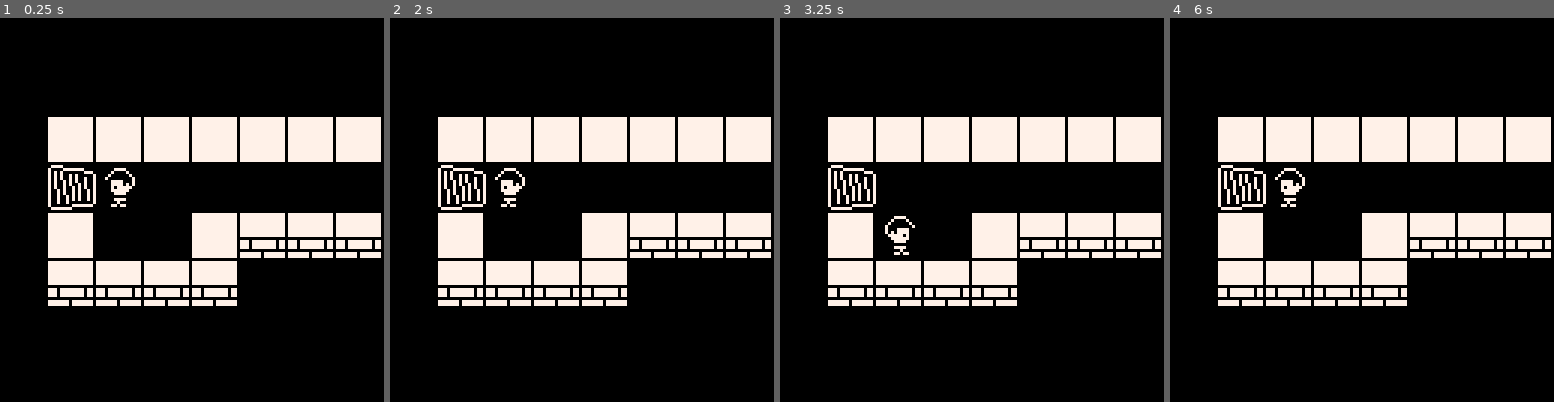
Above: before the commit, frames 1-4 (left to right).
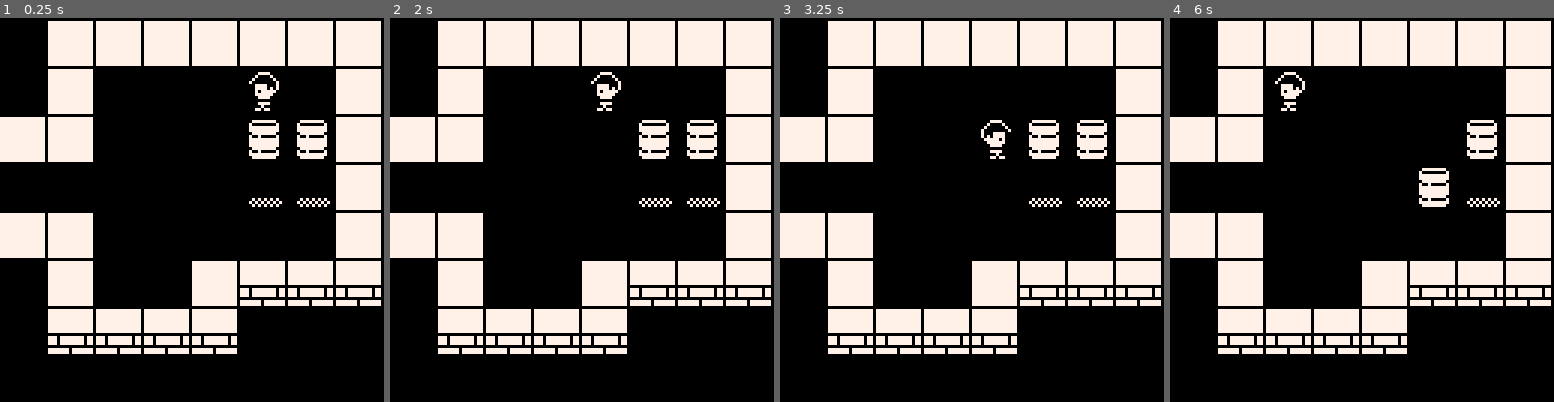
Above: after the commit, the same moments.

Repository: lucasmncastro/davis-puzzle
Game: PICO-8 cartridge davi.p8
The game is run twice, just before and just after one commit, with the same random seed, the same clock (stepped at 60 frames per second) and the same inputs.
Inputs:
- Up to frame 1 (0.25 s): no input
- Up to frame 2 (2 s): hold Left from 1.97 s (still down)
- Up to frame 3 (3.25 s): release Left at 2.37 s; hold Down 2.42-2.82 s; hold Right from 2.87 s (still down)
- Up to frame 4 (6 s): release Right at 3.53 s; hold Up 3.58-4.08 s; hold Right 4.13-4.53 s; hold Down 4.58-5.08 s; hold Left 5.13-5.8 s; hold Up from 5.85 s (still down)

The runs differ from the first frame. In frame 1, 38% of the frame differs, in the area x 0-100%, y 0-88%; in frame 2, 38%; in frame 3, 38%; in frame 4, 39%.

Commit message:
Move objects and detect colisions

Diff:
--- a/davi.p8
+++ b/davi.p8
@@ -3,7 +3,7 @@
 __lua__
 -- main
 -- x trocar posicao
--- - mover caixa
+-- x mover caixa
 -- - animacao entre quadros
 -- - identificar sucesso
 -- - desenho porta
@@ -14,13 +14,36 @@
 palt(1,true)
 
 function _init()
- level=1
  p={
  	x=0,
  	y=0,
- 	p=3
+ 	p=3,
+ 	s=66
  }
- start=find_start(0,0)
+ init_objs()
+
+ level=1
+ init_level()
+end
+
+function init_objs()
+ objs={}
+ for y=0,128,2 do
+  for x=0,128,2 do
+   local s=mget(x,y)
+   if fget(s)==8 then
+    add(objs,{x=x,y=y,s=s})
+    mset(x,y)
+    mset(x+1,y)
+    mset(x,y+1)
+    mset(x+1,y+1)
+   end
+  end
+ end
+end
+
+function init_level()
+ start=find_start(16,0)
  p.x=start[1]
  p.y=start[2]
  clear_start(start)
@@ -30,30 +53,85 @@
  local x=p.x
  local y=p.y
  local step=16
+ local dir
  if btnp(⬅️) then
-  if p.p==3 then
-   x-=step
-  else
-   p.p=3
-  end
+  dir=⬅️
+  x-=step
+  p.p=3
  end
  if btnp(➡️) then
-  if p.p==1 then
-   x+=step
-  else
-   p.p=1
-  end
+  dir=➡️
+  x+=step
+  p.p=1
  end
  if btnp(⬆️) then
+  dir=⬆️
   y-=step
  end
  if btnp(⬇️) then
+  dir=⬇️
   y+=step
  end
- if fget(mget(x/8,y/8))==1 then
+ local flag=fget(mget(x/8,y/8))
+ if flag==1 then
   x=p.x
   y=p.y
  end
+
+ -- move object
+ for o in all(objs) do
+  local hit=(
+   o.x==x\8 and o.y==y\8
+  )
+  function is_free(x,y)
+   local nspr=mget(x\8,y\8)
+   local nflg=fget(nspr)
+   local block=nflg==1
+   if (block) return false
+   for o in all(objs) do
+    if o.x==x\8 and o.y==y\8 then
+     return false
+    end
+   end
+   return true
+  end
+  if hit then
+   if dir==➡️ then
+    if is_free(x+16,y) then
+	    o.x+=2
+   	else
+   	 x=p.x
+	    y=p.y
+   	end
+   end
+   if dir==⬇️ then
+    if is_free(x,y+16) then
+	    o.y+=2
+   	else
+	    x=p.x
+	    y=p.y
+   	end
+   end
+   if dir==⬅️ then
+    if is_free(x-16,y) then
+	    o.x-=2
+   	else
+	    x=p.x
+	    y=p.y
+   	end
+   end
+   if dir==⬆️ then
+    if is_free(x,y-16) then
+	    o.y-=2
+   	else
+	    x=p.x
+	    y=p.y
+   	end
+   end
+
+  end
+ end
+
  p.x=x
  p.y=y
 
@@ -64,9 +142,15 @@
  cls()
  map()
 
- color(3)
- spr(66,p.x,p.y,2,2,(p.p==1))
+ for o in all(objs) do
+  spr(o.s,o.x*8,o.y*8,2,2)
+ end
+
+ spr(p.s,p.x,p.y,2,2,(p.p==1))
+
+ --debug_p()
  --debug_map()
+ --debug_objs()
 end
 -->8
 -- debug
@@ -85,6 +169,24 @@
  end
  end
 end
+
+function debug_objs()
+ color(8)
+ print("debug:",p.x,p.y+16)
+ for o in all(objs) do
+  print(o.x..","..o.y)
+  print(mget(o.x-1,o.y))
+ end
+ print(#objs)
+end
+
+function debug_p()
+ color(3)
+ print("debug:",p.x,p.y+16)
+ print(""..p.x..","..p.y)
+ print("mget:"..mget(p.x\8,p.y\8))
+ print("fget:"..fget(mget(p.x\8,p.y\8)))
+end
 -->8
 -- helpers
 
@@ -97,7 +199,8 @@
  mset(x+1,y+1,0)
 end
 
-function find_start(map_x, map_y)  map_w=16
+function find_start(map_x, map_y)
+ map_w=16
  map_h=16
  player_marker=64
  for y=0,map_h-1 do
@@ -113,22 +216,22 @@
 end
 
 __gfx__
-00000000000000000000000000000000000000000000000000000000000000000000000000000000000000000000000000000000000000000000000000000000
-00000000777777777777777077777777777777700000000000000000000000000000000000000000000000000000000000000000000000000000000000000000
-00700700777777777777777077777777777777700000000000000000000000000000000000000000000000000000000000000000000000000000000000000000
-00077000777777777777777077777777777777700000000000000000000000000000000000000000000000000000000000000000000000000000000000000000
-00077000777777777777777077777777777777700000000000000000000000000000000000000000000000000000000000000000000000000000000000000000
-00700700777777777777777077777777777777700000000000000000000000000000000000000000000000000000000000000000000000000000000000000000
-00000000777777777777777077777777777777700000000000000000000000000000000000000000000000000000000000000000000000000000000000000000
-00000000777777777777777077777777777777700000000000000000000000000000000000000000000000000000000000000000000000000000000000000000
-00000000777777777777777077777777777777700000000000000000000000000000000000000000000000000000000000000000000000000000000000000000
-00000000777777777777777000000000000000000000000000000000000000000000000000000000000000000000000000000000000000000000000000000000
-00000000777777777777777077707777777707700000000000000000000000000000000000000000000000000000000000000000000000000000000000000000
-00000000777777777777777077707777777707700000000000000000000000000000000000000000000000000000000000000000000000000000000000000000
-00000000777777777777777077707777777707700000707070707000000000000000000000000000000000000000000000000000000000000000000000000000
-00000000777777777777777000000000000000000007070707070700000000000000000000000000000000000000000000000000000000000000000000000000
-00000000777777777777777077777770777777700000707070707000000000000000000000000000000000000000000000000000000000000000000000000000
-00000000777777777777777077777770777777700000000000000000000000000000000000000000000000000000000000000000000000000000000000000000
+00000000000000000000000000000000000000000000000000000000111111111111111100000000000000000000000000000000000000000000000000000000
+00000000777777777777777077777777777777700000000000000000111000000000011100000000000000000000000000000000000000000000000000000000
+00700700777777777777777077777777777777700000000000000000111077777777011100000000000000000000000000000000000000000000000000000000
+00077000777777777777777077777777777777700000000000000000110700000000701100000000000000000000000000000000000000000000000000000000
+00077000777777777777777077777777777777700000000000000000110777777777701100000000000000000000000000000000000000000000000000000000
+00700700777777777777777077777777777777700000000000000000110777777777701100000000000000000000000000000000000000000000000000000000
+00000000777777777777777077777777777777700000000000000000110077777777001100000000000000000000000000000000000000000000000000000000
+00000000777777777777777077777777777777700000000000000000110700700000701100000000000000000000000000000000000000000000000000000000
+00000000777777777777777077777777777777700000000000000000110777777777701100000000000000000000000000000000000000000000000000000000
+00000000777777777777777000000000000000000000000000000000110777777777701100000000000000000000000000000000000000000000000000000000
+00000000777777777777777077707777777707700000000000000000110777777777701100000000000000000000000000000000000000000000000000000000
+00000000777777777777777077707777777707700000000000000000110077777777001100000000000000000000000000000000000000000000000000000000
+00000000777777777777777077707777777707700000707070707000110700700000701100000000000000000000000000000000000000000000000000000000
+00000000777777777777777000000000000000000007070707070700110777777777701100000000000000000000000000000000000000000000000000000000
+00000000777777777777777077777770777777700000707070707000111077777777001100000000000000000000000000000000000000000000000000000000
+00000000777777777777777077777770777777700000000000000000111000000000011100000000000000000000000000000000000000000000000000000000
 00000000000000000000000000000000000000000000000000000000000000000000000000000000000000000000000000000000000000000000000000000000
 00000000077770000000000000000000000000000000000000000000000000000000000000000000000000000000000000000000000000000000000000000000
 00000000700007777777000000000000000000000000000000000000000000000000000000000000000000000000000000000000000000000000000000000000
@@ -292,17 +395,17 @@
 
 
 __gff__
-0001010101040400000000000000000000010101010404000000000000000000000101000000000000000000000000000001010000000000000000000000000002020202000000000000000000000000020202020000000000000000000000000000000000000000000000000000000000000000000000000000000000000000
+0001010101040408080000000000000000010101010404080800000000000000000101000000000000000000000000000001010000000000000000000000000002020202000000000000000000000000020202020000000000000000000000000000000000000000000000000000000000000000000000000000000000000000
 0000000000000000000000000000000000000000000000000000000000000000000000000000000000000000000000000000000000000000000000000000000000000000000000000000000000000000000000000000000000000000000000000000000000000000000000000000000000000000000000000000000000000000
 __map__
 0000000000000000000000000000000000000102010201020102010201020102000000000000000000000000000000000000000000000000000000000000000000000000000000000000000000000000000000000000000000000000000000000000000000000000000000000000000000000000000000000000000000000000
 0000000000000000000000000000000000001112111211121112111211121112000000000000000000000000000000000000000000000000000000000000000000000000000000000000000000000000000000000000000000000000000000000000000000000000000000000000000000000000000000000000000000000000
-0000000000000000000000000000000000000102000000000000000000000102000000000000000000000000000000000000000000000000000000000000000000000000000000000000000000000000000000000000000000000000000000000000000000000000000000000000000000000000000000000000000000000000
-0000000000000000000000000000000000001112000000000000000000001112000000000000000000000000000000000000000000000000000000000000000000000000000000000000000000000000000000000000000000000000000000000000000000000000000000000000000000000000000000000000000000000000
-0000010201020102010201020102010201020102000000000000000000000102000000000000000000000000000000000000000000000000000000000000000000000000000000000000000000000000000000000000000000000000000000000000000000000000000000000000000000000000000000000000000000000000
-0000111211121112111211121112111211121112000000000000000000001112000000000000000000000000000000000000000000000000000000000000000000000000000000000000000000000000000000000000000000000000000000000000000000000000000000000000000000000000000000000000000000000000
-0000212240410000000000000000000000000000000000000000050605060102000000000000000000000000000000000000000000000000000000000000000000000000000000000000000000000000000000000000000000000000000000000000000000000000000000000000000000000000000000000000000000000000
-0000313250510000000000000000000000000000000000000000151615161112000000000000000000000000000000000000000000000000000000000000000000000000000000000000000000000000000000000000000000000000000000000000000000000000000000000000000000000000000000000000000000000000
+0000000000000000000000000000000000000102000000000000404100000102000000000000000000000000000000000000000000000000000000000000000000000000000000000000000000000000000000000000000000000000000000000000000000000000000000000000000000000000000000000000000000000000
+0000000000000000000000000000000000001112000000000000505100001112000000000000000000000000000000000000000000000000000000000000000000000000000000000000000000000000000000000000000000000000000000000000000000000000000000000000000000000000000000000000000000000000
+0000010201020102010201020102010201020102000000000000070807080102000000000000000000000000000000000000000000000000000000000000000000000000000000000000000000000000000000000000000000000000000000000000000000000000000000000000000000000000000000000000000000000000
+0000111211121112111211121112111211121112000000000000171817181112000000000000000000000000000000000000000000000000000000000000000000000000000000000000000000000000000000000000000000000000000000000000000000000000000000000000000000000000000000000000000000000000
+0000212200000000000000000000000000000000000000000000050605060102000000000000000000000000000000000000000000000000000000000000000000000000000000000000000000000000000000000000000000000000000000000000000000000000000000000000000000000000000000000000000000000000
+0000313200000000000000000000000000000000000000000000151615161112000000000000000000000000000000000000000000000000000000000000000000000000000000000000000000000000000000000000000000000000000000000000000000000000000000000000000000000000000000000000000000000000
 0000010200000000010203040304030401020102000000000000000000000102000000000000000000000000000000000000000000000000000000000000000000000000000000000000000000000000000000000000000000000000000000000000000000000000000000000000000000000000000000000000000000000000
 0000111200000000111213141314131411121112000000000000000000001112000000000000000000000000000000000000000000000000000000000000000000000000000000000000000000000000000000000000000000000000000000000000000000000000000000000000000000000000000000000000000000000000
 0000030403040304030400000000000000000102000000000102030403040304000000000000000000000000000000000000000000000000000000000000000000000000000000000000000000000000000000000000000000000000000000000000000000000000000000000000000000000000000000000000000000000000
